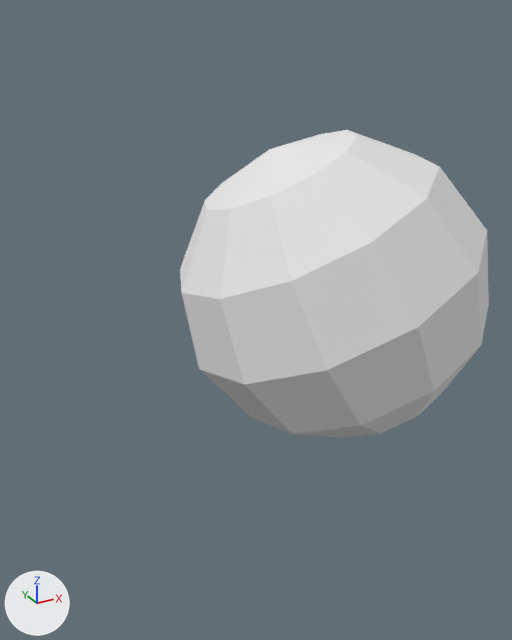
Two versions of the glTF model src/assets/models/globe.glb, one commit apart.
The view is the same before and after, from a camera (50 mm lens) standing at (-168.9, -63.1, 133.8) and looking at (-108.1, 47.4, 78.6). Arrows for +X, +Y and +Z are at lower left; the lights stay in place. Where no turn or scale is listed for an object, it has been applied to the vertices.

Objects in the first picture: 'globe'.
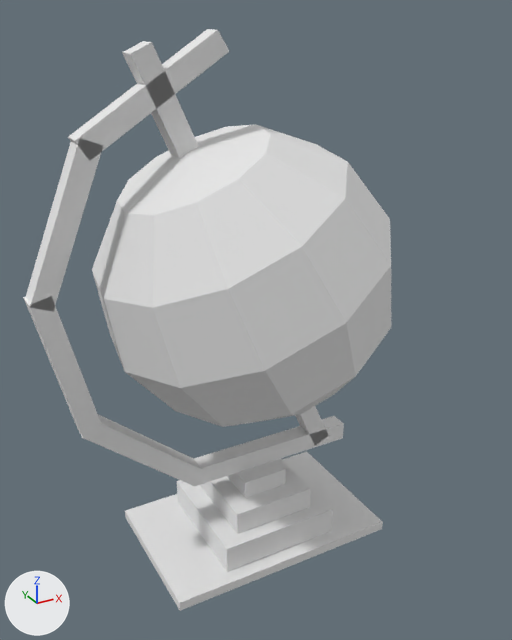
Commit message: adjusted globe position

ob_globe is not drawn itself; it is the parent of ob_globe3.
ob_globe3 is not drawn itself; it is the parent of ob_globe_1.

Location of each change, [x1, y1, x2, y2] in pixels of the pictures (512 x 640 px):
'globe', moved, turned: before [180, 130, 489, 438]; after [92, 124, 391, 427]
'cube.004', added: after [125, 452, 383, 611]
'cube.003', added: after [177, 459, 333, 572]
'cube.008', added: after [26, 138, 103, 311]
'cube.005', added: after [68, 29, 229, 160]
'cube.002', added: after [200, 459, 311, 534]
'cube', added: after [194, 416, 344, 487]
'cube.007', added: after [23, 297, 102, 439]
'cube.009', added: after [122, 41, 327, 445]
'cube.006', added: after [80, 414, 206, 486]
'cube.001', added: after [227, 460, 286, 498]

Patch to the scene script:
```diff
--- a/src/assets/models/globe.glb.py
+++ b/src/assets/models/globe.glb.py
@@ me_mesh_9 @@
+me_mesh_9.from_pydata([(-24.6, 2.0, 50.3), (-24.6, -2.0, 50.3), (13.2, 2.0, -34.6), (13.2, -2.0, -34.6), (-21.0, -2.0, 52.0), (-21.0, 2.0, 52.0), (16.9, -2.0, -33.0), (16.9, 2.0, -33.0)], [], [(0, 2, 1), (2, 3, 1), (4, 6, 5), (6, 7, 5), (4, 5, 1), (5, 0, 1), (7, 6, 2), (6, 3, 2), (5, 7, 0), (7, 2, 0), (1, 3, 4), (3, 6, 4)])
+me_mesh_9.materials.append(mat_material_0)  # its picture is missing
@@ me_mesh_8 @@
+me_mesh_8.from_pydata([(7.3, 2.0, 11.6), (7.3, -2.0, 11.6), (3.6, 2.0, 13.1), (3.6, -2.0, 13.1), (-3.8, -2.0, -15.2), (-3.8, 2.0, -15.2), (-7.5, -2.0, -13.7), (-7.5, 2.0, -13.7)], [], [(0, 2, 1), (2, 3, 1), (4, 6, 5), (6, 7, 5), (4, 5, 1), (5, 0, 1), (7, 6, 2), (6, 3, 2), (5, 7, 0), (7, 2, 0), (1, 3, 4), (3, 6, 4)])
+me_mesh_8.materials.append(mat_material_0)  # its picture is missing
@@ me_mesh_7 @@
+me_mesh_7.from_pydata([(-0.8, 2.0, 13.7), (-0.8, -2.0, 13.7), (-4.7, 2.0, 12.8), (-4.7, -2.0, 12.8), (5.7, -2.0, -14.6), (5.7, 2.0, -14.6), (1.8, -2.0, -15.5), (1.8, 2.0, -15.5)], [], [(0, 2, 1), (2, 3, 1), (4, 6, 5), (6, 7, 5), (4, 5, 1), (5, 0, 1), (7, 6, 2), (6, 3, 2), (5, 7, 0), (7, 2, 0), (1, 3, 4), (3, 6, 4)])
+me_mesh_7.materials.append(mat_material_0)  # its picture is missing
@@ me_mesh_6 @@
+me_mesh_6.from_pydata([(-9.7, 1.9, 11.0), (-9.8, -2.0, 10.9), (-12.2, 2.1, 8.0), (-12.4, -1.9, 7.8), (12.2, -2.1, -8.0), (12.4, 1.9, -7.8), (9.7, -1.9, -11.0), (9.8, 2.0, -10.9)], [], [(0, 2, 1), (2, 3, 1), (4, 6, 5), (6, 7, 5), (4, 5, 1), (5, 0, 1), (7, 6, 2), (6, 3, 2), (5, 7, 0), (7, 2, 0), (1, 3, 4), (3, 6, 4)])
+me_mesh_6.materials.append(mat_material_0)  # its picture is missing
@@ me_mesh_5 @@
+me_mesh_5.from_pydata([(-13.8, 2.0, -6.3), (-13.8, -2.0, -6.3), (-11.7, 2.0, -9.6), (-11.7, -2.0, -9.6), (11.7, -2.0, 9.6), (11.7, 2.0, 9.6), (13.8, -2.0, 6.3), (13.8, 2.0, 6.3)], [], [(0, 2, 1), (2, 3, 1), (4, 6, 5), (6, 7, 5), (4, 5, 1), (5, 0, 1), (7, 6, 2), (6, 3, 2), (5, 7, 0), (7, 2, 0), (1, 3, 4), (3, 6, 4)])
+me_mesh_5.materials.append(mat_material_0)  # its picture is missing
@@ ob_globe @@
 ob_globe.parent = ob_node_3
-ob_globe.location = (-93.61, 42.29, 85.64)
-ob_globe.rotation_euler = (0.0, 0.0, 2.705)  # degrees (0, 0, 155)
+ob_globe.location = (-107.6, 54.29, 85.64)
+ob_globe.rotation_euler = (0.0, 0.0, -3.142)  # degrees (0, 0, -180)
@@ ob_globe3 @@
 ob_globe3.parent = ob_globe
-ob_globe3.location = (0.0, 0.0, 0.0)
-ob_globe3.rotation_euler = (-0.206, 0.387, -0.506)  # degrees (-12, 22, -29)
+ob_globe3.location = (0.0, 2.0, 0.0)
+ob_globe3.rotation_euler = (-0.0751, 0.43, -0.178)  # degrees (-4.3, 25, -10)
@@ ob_globe_1 @@
 ob_globe_1.parent = ob_globe3
-ob_globe_1.location = (0.0, 2.0, 0.0)
+ob_globe_1.location = (0.0, 0.0, 0.0)
@@ ob_cube_009 @@
+ob_cube_009 = bpy.data.objects.new('cube.009', me_mesh_9)
+ob_cube_009.location = (-104.2, 52.6, 77.0)
@@ ob_cube_008 @@
+ob_cube_008 = bpy.data.objects.new('cube.008', me_mesh_8)
+ob_cube_008.location = (-141.7, 52.6, 102.0)
@@ ob_cube_007 @@
+ob_cube_007 = bpy.data.objects.new('cube.007', me_mesh_7)
+ob_cube_007.location = (-144.7, 52.6, 76.0)
@@ ob_cube_006 @@
+ob_cube_006 = bpy.data.objects.new('cube.006', me_mesh_6)
+ob_cube_006.location = (-130.7, 52.6, 53.0)
@@ ob_cube_005 @@
+ob_cube_005 = bpy.data.objects.new('cube.005', me_mesh_5)
+ob_cube_005.location = (-125.2, 52.6, 121.0)
@@ ob_cube_004 @@
+ob_cube_004 = bpy.data.objects.new('cube.004', me_mesh_4)  # a box spanning x -28.0..22.0, y -16.0..16.0, z -39.0..-37.0; in mat_material_0 (its picture is missing)
+ob_cube_004.location = (-103.2, 52.6, 64.0)
@@ ob_cube_003 @@
+ob_cube_003 = bpy.data.objects.new('cube.003', me_mesh_3)  # a box spanning x -16.0..10.0, y -13.0..13.0, z -43.0..-37.0; in mat_material_0 (its picture is missing)
+ob_cube_003.location = (-103.2, 52.6, 70.0)
@@ ob_cube_002 @@
+ob_cube_002 = bpy.data.objects.new('cube.002', me_mesh_2)  # a box spanning x -12.0..6.0, y -10.0..10.0, z -42.0..-37.0; in mat_material_0 (its picture is missing)
+ob_cube_002.location = (-103.2, 52.6, 75.0)
@@ ob_cube_001 @@
+ob_cube_001 = bpy.data.objects.new('cube.001', me_mesh_1)  # a box spanning x -9.0..1.0, y -6.0..6.0, z -42.0..-38.0; in mat_material_0 (its picture is missing)
+ob_cube_001.location = (-102.2, 52.6, 80.0)
@@ ob_cube @@
+ob_cube = bpy.data.objects.new('cube', me_mesh_0_1)  # a box spanning x -20.0..18.0, y -2.0..2.0, z -38.0..-34.0; in mat_material_0 (its picture is missing)
+ob_cube.location = (-101.2, 52.6, 80.0)
```
